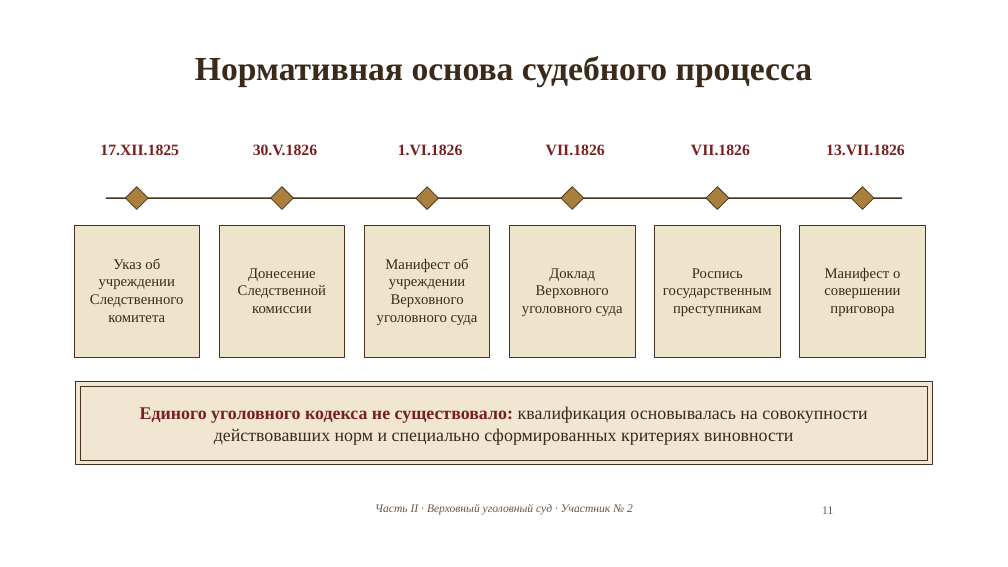
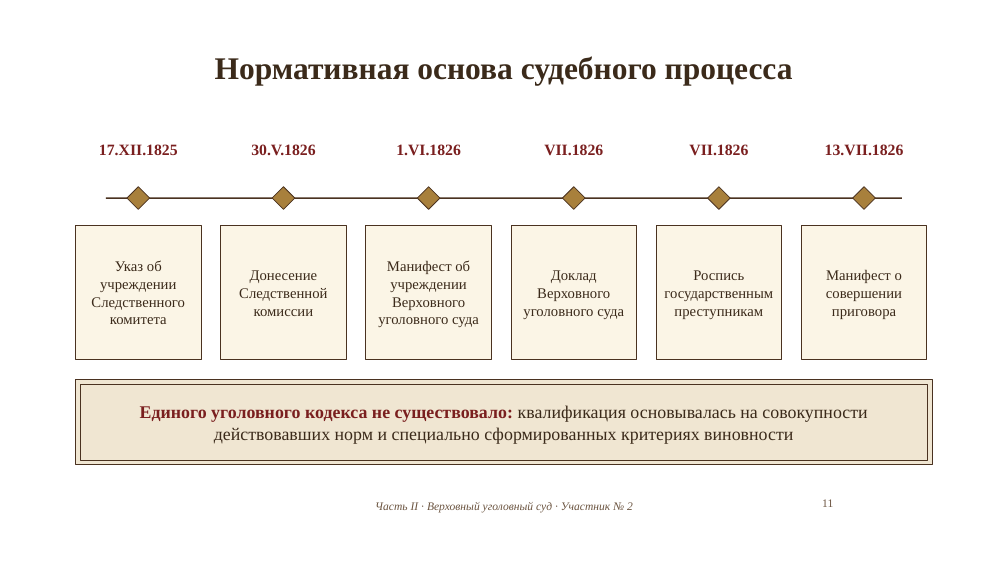
Before and after one commit to matvejkozubenko24-jpg/Project, a slide deck: slide 11 of 6_Презентация_XVIII_век.pptx. Drawn at 1008x567 pixels with LibreOffice and Linux fonts; fonts in the diff are those of the drawing; background and template pictures are left out. Boxes give left, top, right and bottom in pixels: in the first picture for what was removed or moved away, otherwise in the second. Text is boxed around its words. In the diff, an @@ line names an element or a change of style, - is before the commit and + after.

```diff
--- a/6_Презентация_XVIII_век.pptx
+++ b/6_Презентация_XVIII_век.pptx
@@ title "Нормативная основа судебного процесса" at [215,56,793,85]: size 32 to 30 pt @@
@@ fill #E9DABA at 75% opacity to #FBF5E6 in 6 elements at [76,225,201,360], [366,225,492,360], [511,225,637,360], [656,225,782,360], [802,225,927,360], [221,225,346,360] @@
@@ page number: place and size @@
-page number at [822,506,833,514]
+page number at [822,499,833,507]
```
Also in this commit, not shown: 26 other slides changed.
